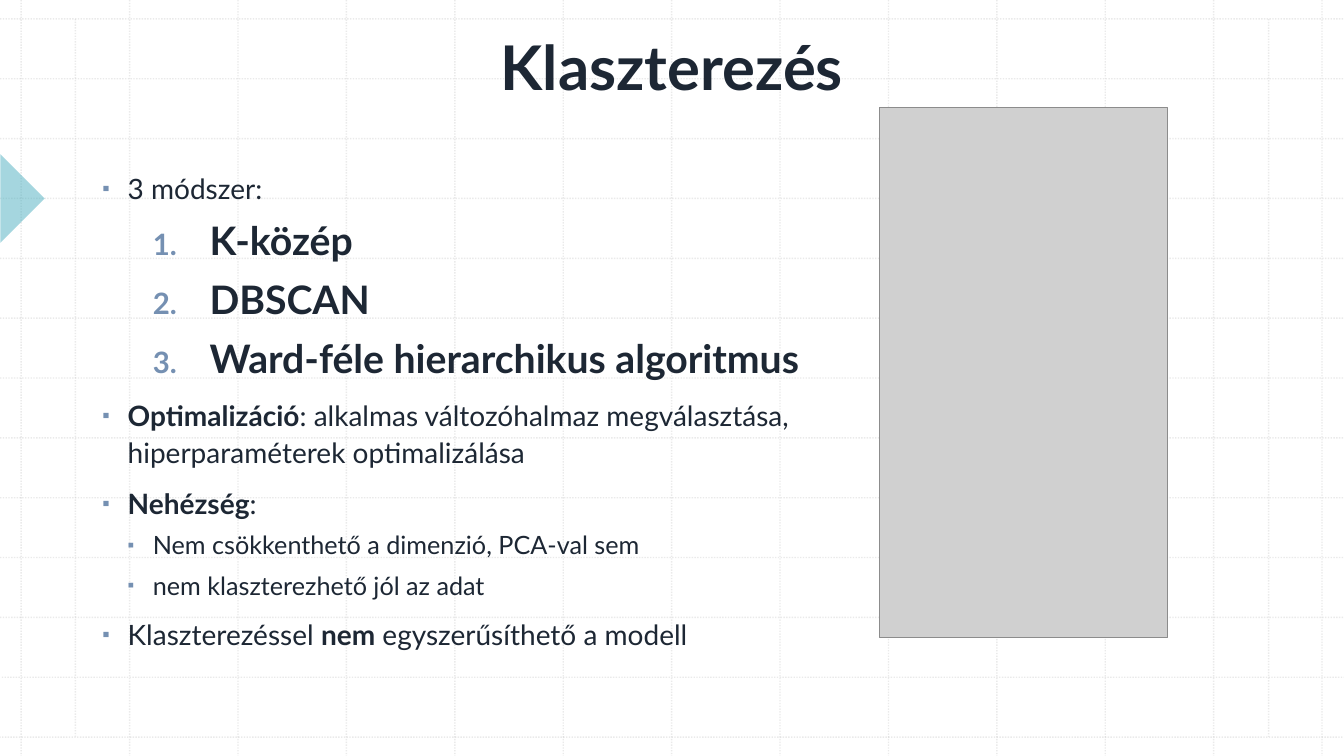
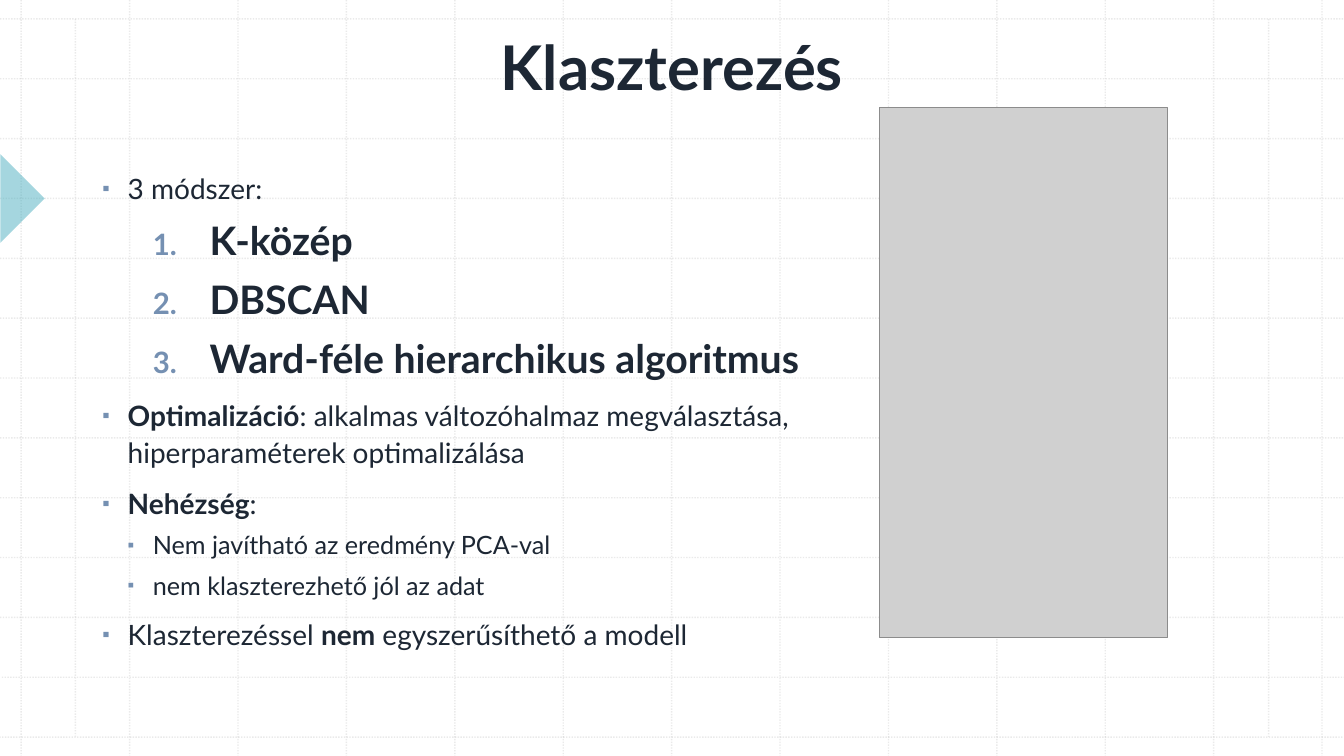
Before and after one commit to konderal333/-nkutfel, a slide deck: slide 10 of TDK prezi.pptx. Drawn at 1344x756 pixels with LibreOffice and Linux fonts; fonts in the diff are those of the drawing; grey boxes stand for pictures. Boxes give left, top, right and bottom in pixels: in the first picture for what was removed or moved away, otherwise in the second. Text is boxed around its words. In the diff, an @@ line names an element or a change of style, - is before the commit and + after.

```diff
--- a/TDK prezi.pptx
+++ b/TDK prezi.pptx
@@ text at box(153, 535, 551, 559): text changed @@
-  ▪ Nem csökkenthető a dimenzió, PCA-val sem
+  ▪ Nem javítható az eredmény PCA-val
```
Also in this commit, not shown: 3 other slides changed, 1 slide added.
